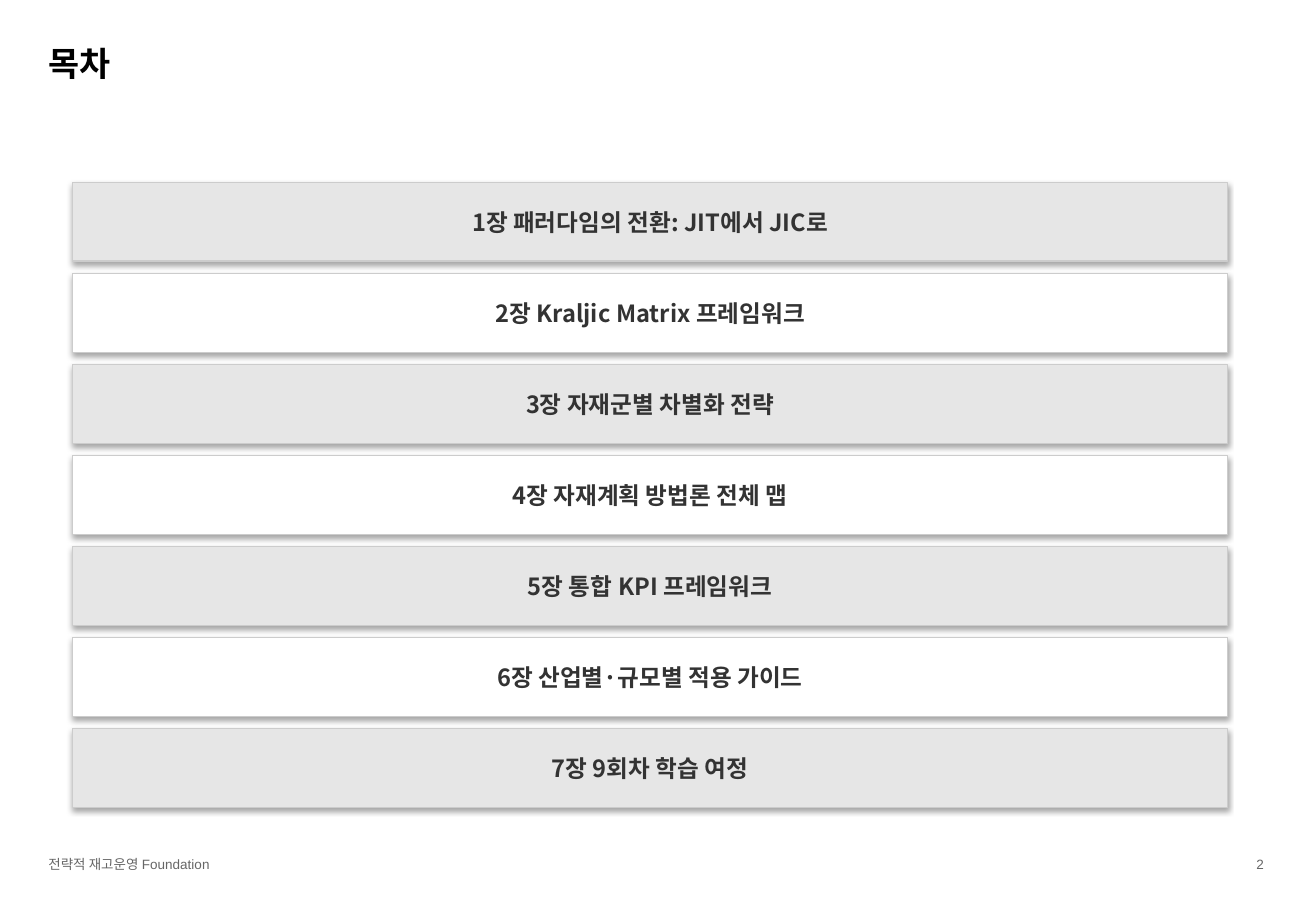
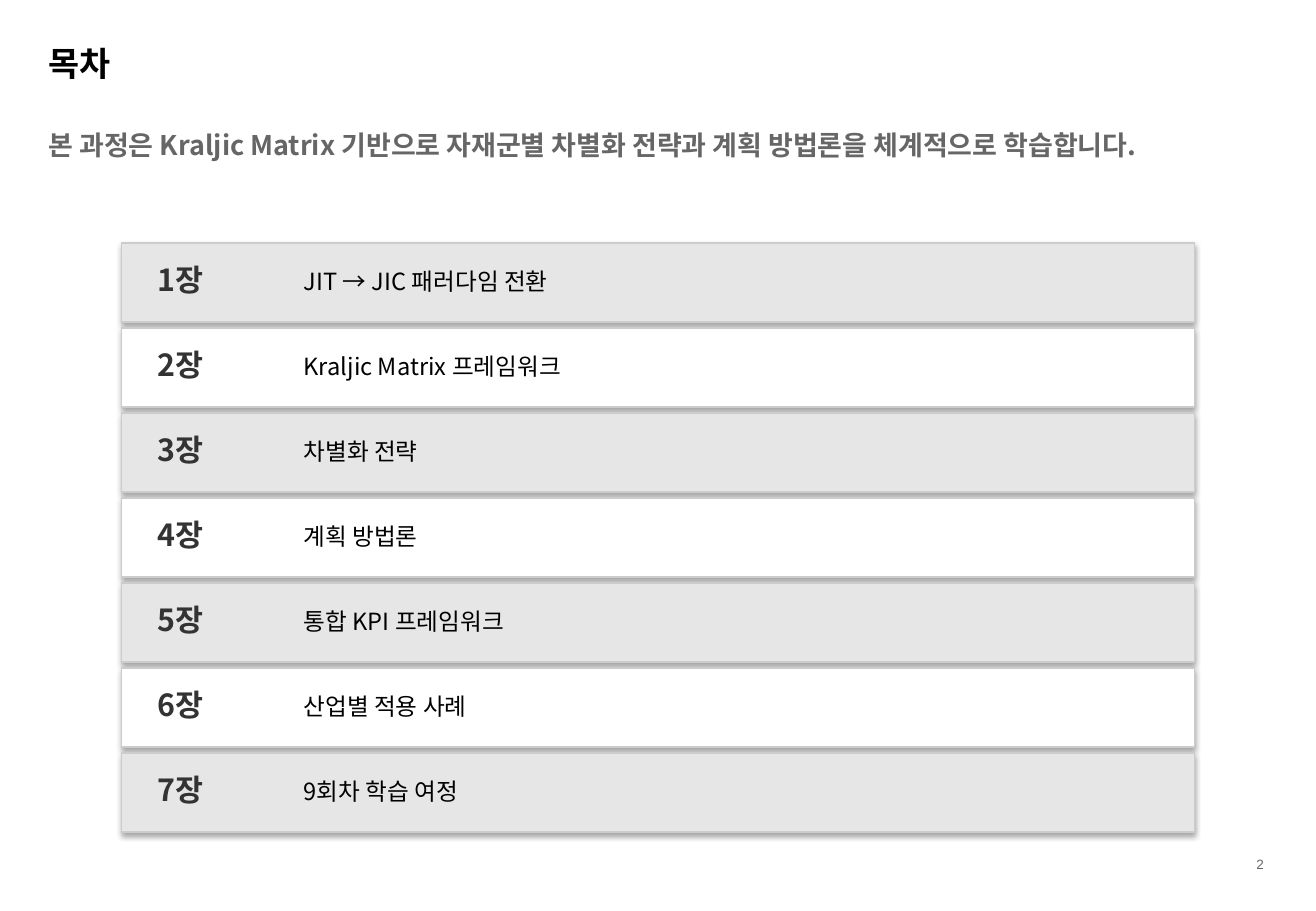
Before and after one commit to TurtleLEE-teacher/Kraljic_Course, a slide deck: slide 2 of Part1_Session1_StrategicInventory.pptx. Drawn at 1316x911 pixels with LibreOffice and Linux fonts; fonts in the diff are those of the drawing. Boxes give left, top, right and bottom in pixels: in the first picture for what was removed or moved away, otherwise in the second. Text is boxed around its words. In the diff, an @@ line names an element or a change of style, - is before the commit and + after.

```diff
--- a/Part1_Session1_StrategicInventory.pptx
+++ b/Part1_Session1_StrategicInventory.pptx
@@ text added at box(48, 132, 1137, 161), 16 pt, text #666666, bold @@
+본 과정은 Kraljic Matrix 기반으로 자재군별 차별화 전략과 계획 방법론을 체계적으로 학습합니다.
@@ rectangle: place and size @@
-rectangle at box(73, 365, 1227, 444)
+rectangle at box(122, 243, 1194, 322)
@@ rectangle at box(122, 243, 1194, 322): outline #CCCCCC 0.75 pt to #CCCCCC 1 pt @@
@@ text added at box(158, 265, 204, 294), 18 pt, text #333333, bold @@
+1장
@@ vertical alignment middle to top; fill #E6E6E6 to none; outline #CCCCCC 0.75 pt to none; shadow off in 3 elements at box(304, 610, 504, 632), box(304, 780, 458, 802), box(304, 270, 548, 292) @@
@@ text "JIT → JIC 패러다임 전환": place and size @@
-text "JIT → JIC 패러다임 전환" at box(73, 182, 1227, 261)
+text "JIT → JIC 패러다임 전환" at box(304, 270, 548, 292)
@@ text at box(304, 270, 548, 292): text changed; text colour #333333 to #000000; bold off @@
-1장 패러다임의 전환: JIT에서 JIC로
+JIT → JIC 패러다임 전환
@@ rectangle added at box(122, 328, 1194, 407), fill #FFFFFF, outline #CCCCCC 1 pt @@
@@ text added at box(158, 350, 204, 379), 18 pt, text #333333, bold @@
+2장
@@ text "Kraljic Matrix 프레임워크": place and size @@
-text "Kraljic Matrix 프레임워크" at box(73, 273, 1227, 352)
+text "Kraljic Matrix 프레임워크" at box(304, 355, 561, 381)
@@ text "Kraljic Matrix 프레임워크" at box(304, 355, 561, 381): vertical alignment middle to top; fill #FFFFFF to none; outline #CCCCCC 0.75 pt to none; shadow off @@
@@ text at box(304, 355, 561, 381): text changed; text colour #333333 to #000000; bold off @@
-2장 Kraljic Matrix 프레임워크
+Kraljic Matrix 프레임워크
@@ rectangle added at box(122, 413, 1194, 492), fill #E6E6E6, outline #CCCCCC 1 pt @@
@@ text in rectangle at box(526, 393, 774, 415): text removed @@
-3장 자재군별 차별화 전략
@@ text added at box(158, 435, 204, 464), 18 pt, text #333333, bold @@
+3장
@@ text added at box(304, 440, 418, 462), 14 pt, text #000000 @@
+차별화 전략
@@ rectangle removed at box(73, 456, 1227, 535) @@
-4장 자재계획 방법론 전체 맵
@@ rectangle added at box(122, 498, 1194, 577), fill #FFFFFF, outline #CCCCCC 1 pt @@
@@ text added at box(158, 520, 204, 549), 18 pt, text #333333, bold @@
+4장
@@ text added at box(304, 525, 417, 547), 14 pt, text #000000 @@
+계획 방법론
@@ rectangle added at box(122, 583, 1194, 662), fill #E6E6E6, outline #CCCCCC 1 pt @@
@@ text added at box(158, 605, 204, 634), 18 pt, text #333333, bold @@
+5장
@@ text "통합 KPI 프레임워크": place and size @@
-text "통합 KPI 프레임워크" at box(73, 547, 1227, 626)
+text "통합 KPI 프레임워크" at box(304, 610, 504, 632)
@@ text at box(304, 610, 504, 632): text changed; text colour #333333 to #000000; bold off @@
-5장 통합 KPI 프레임워크
+통합 KPI 프레임워크
@@ rectangle removed at box(73, 638, 1227, 717) @@
-6장 산업별·규모별 적용 가이드
@@ rectangle added at box(122, 668, 1194, 747), fill #FFFFFF, outline #CCCCCC 1 pt @@
@@ text added at box(158, 690, 204, 719), 18 pt, text #333333, bold @@
+6장
@@ text added at box(304, 695, 466, 717), 14 pt, text #000000 @@
+산업별 적용 사례
@@ rectangle added at box(122, 753, 1194, 832), fill #E6E6E6, outline #CCCCCC 1 pt @@
@@ text added at box(158, 775, 204, 804), 18 pt, text #333333, bold @@
+7장
@@ text "9회차 학습 여정": place and size @@
-text "9회차 학습 여정" at box(73, 729, 1227, 808)
+text "9회차 학습 여정" at box(304, 780, 458, 802)
@@ text at box(304, 780, 458, 802): text changed; text colour #333333 to #000000; bold off @@
-7장 9회차 학습 여정
+9회차 학습 여정
@@ text removed at box(48, 858, 210, 870) @@
-전략적 재고운영 Foundation
```
Also in this commit, not shown: 1 other slide changed, 3 slides added, 23 slides removed, 1 other file.
